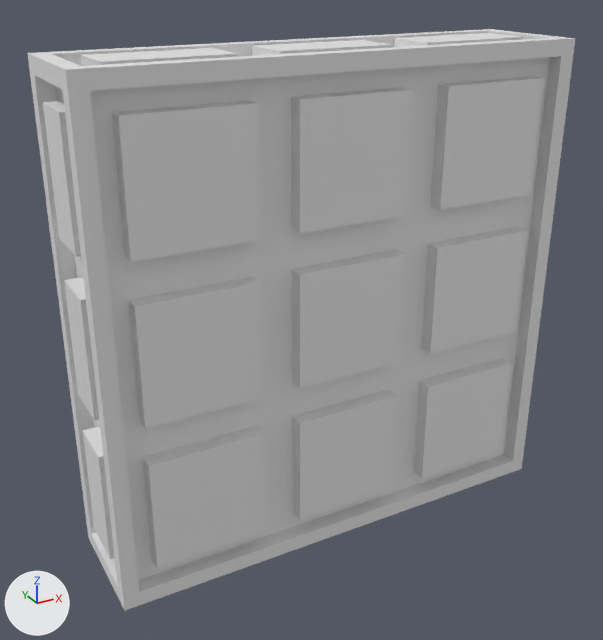
Two versions of the FBX model SferoTestVR/Assets/Art/Models/Obstacles/PusherBaseShort.fbx, one commit apart.
The view is the same before and after, from a 50 mm lens placed at (-6.78, -2.51, 1.31), pointed at (-5.26, 0.26, -0.08). Every picture has the same lights, and +X, +Y and +Z are marked at lower left.

Objects in the first picture: 'PusherBaseShort'.
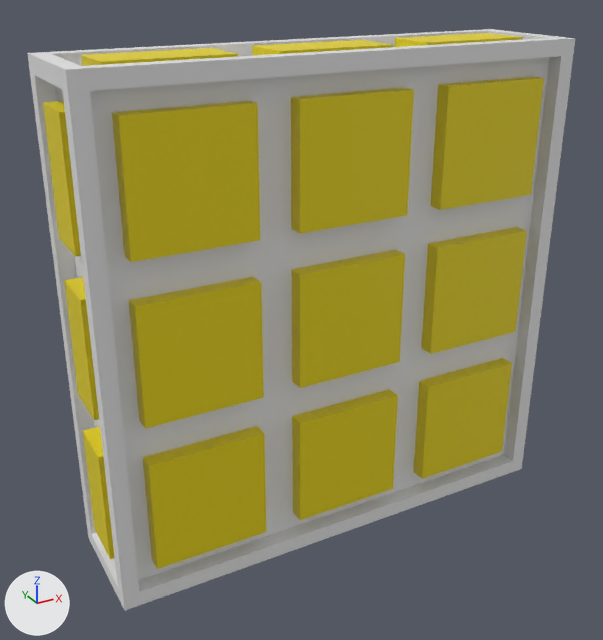
The newer file is also turned or shifted as a whole; pictures and numbers use the older file's frame.

What the commit changed:
Material 'mat2' (mat_mat2) is new.
Its base color is (0.8, 0.652, 0.0) (yellow #e7d300).
Material 'mat1' (mat_mat1) is new.
Its base color is (0.8, 0.8, 0.8) (white #e7e7e7).
me_pusherbaselong_001 has 244 vertices, 230 faces and spans x -1.0..1.0, y 0.0..0.5, z -1.0..1.0.
me_pusherbaselong_001 is used by ob_pusherbaseshort; location (-5.173, 0.0, 0.0).
me_pusherbaselong_001 part 1: 105 of the faces centred in x -1.0..1.0, y 0.0..0.36, z -1.0..1.0 switch from no material to mat_mat2 (yellow #e7d300).
me_pusherbaselong_001 now uses material mat_mat1 (white #e7e7e7).

Boxes [x1, y1, x2, y2] around the edits, measured in the pictures (603 x 640 px):
part 1 of me_pusherbaselong_001, recoloured (white to yellow): [43, 33, 544, 569] in both
